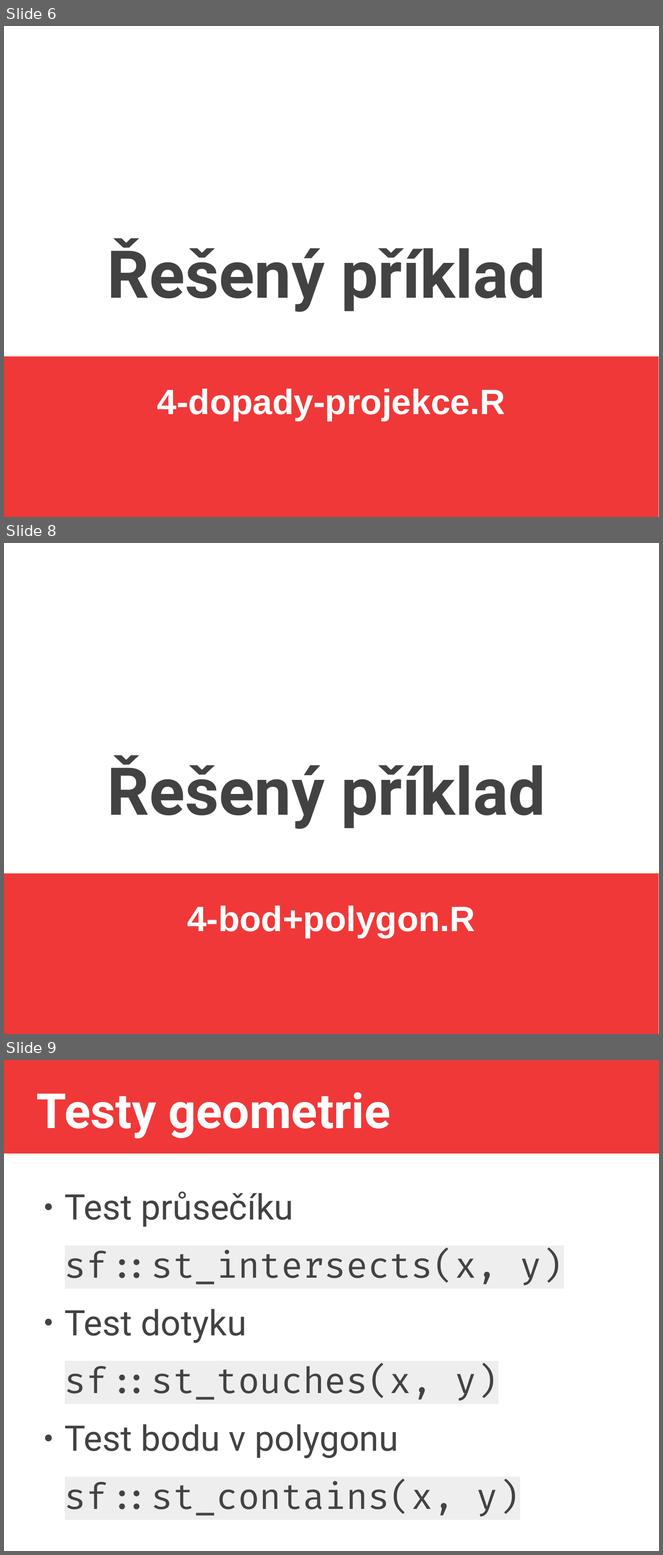
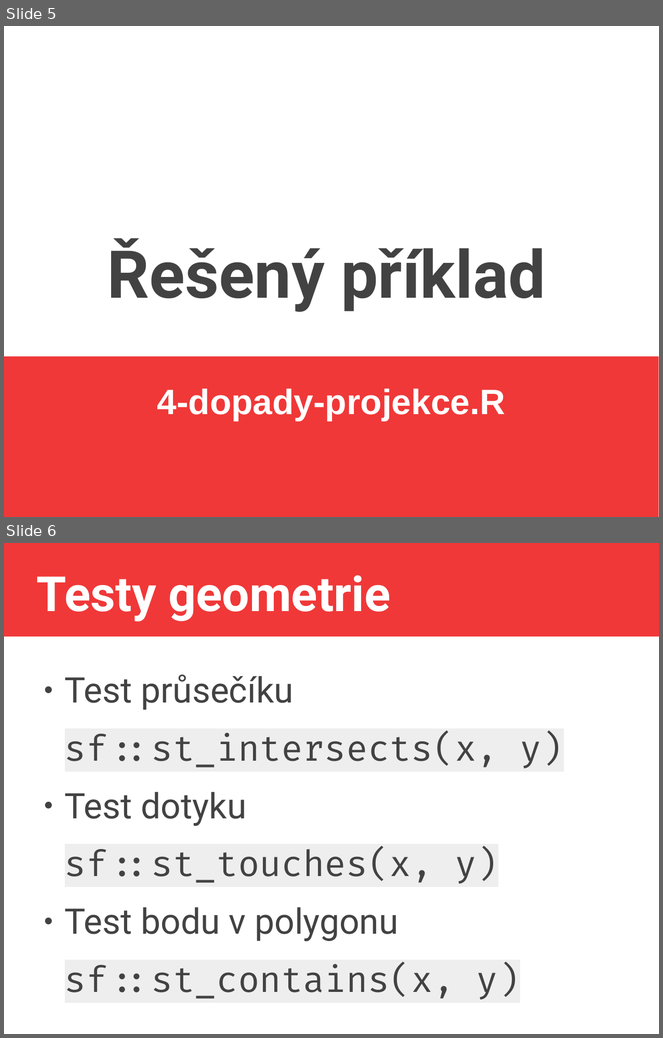
Before and after one commit to jlacko/4EK418, a slide deck: prez/4 - operace mezi objekty.odp. Shown one above the other, each under a label of ours: slides 6, 8 and 9 before the commit, slides 5 and 6 after it; the slides between them are not shown. The pictures are 663x1555 and 663x1038 pixels, drawn with LibreOffice and Linux fonts; fonts in the diff are those of the drawing. Boxes give left, top, right and bottom in pixels: in the first picture for what was removed or moved away, otherwise in the second. Text is boxed around its words. In the diff, an @@ line names an element or a change of style, - is before the commit and + after.

```diff
--- a/prez/4 - operace mezi objekty.odp
+++ b/prez/4 - operace mezi objekty.odp
@@ slide 8 removed at [4, 543, 659, 1034], background #FFFFFF; not listed: 1 template element that a slide beside it also shows @@
@@ title removed at [107, 755, 545, 829] @@
-Řešený příklad
@@ subtitle removed at [187, 906, 476, 938] @@
-4-bod+polygon.R
@@ what was slide 6 is now slide 5 @@
@@ what was slide 9 is now slide 6 @@
```
Also in this commit, not shown: 2 other slides removed, 7 other files.
